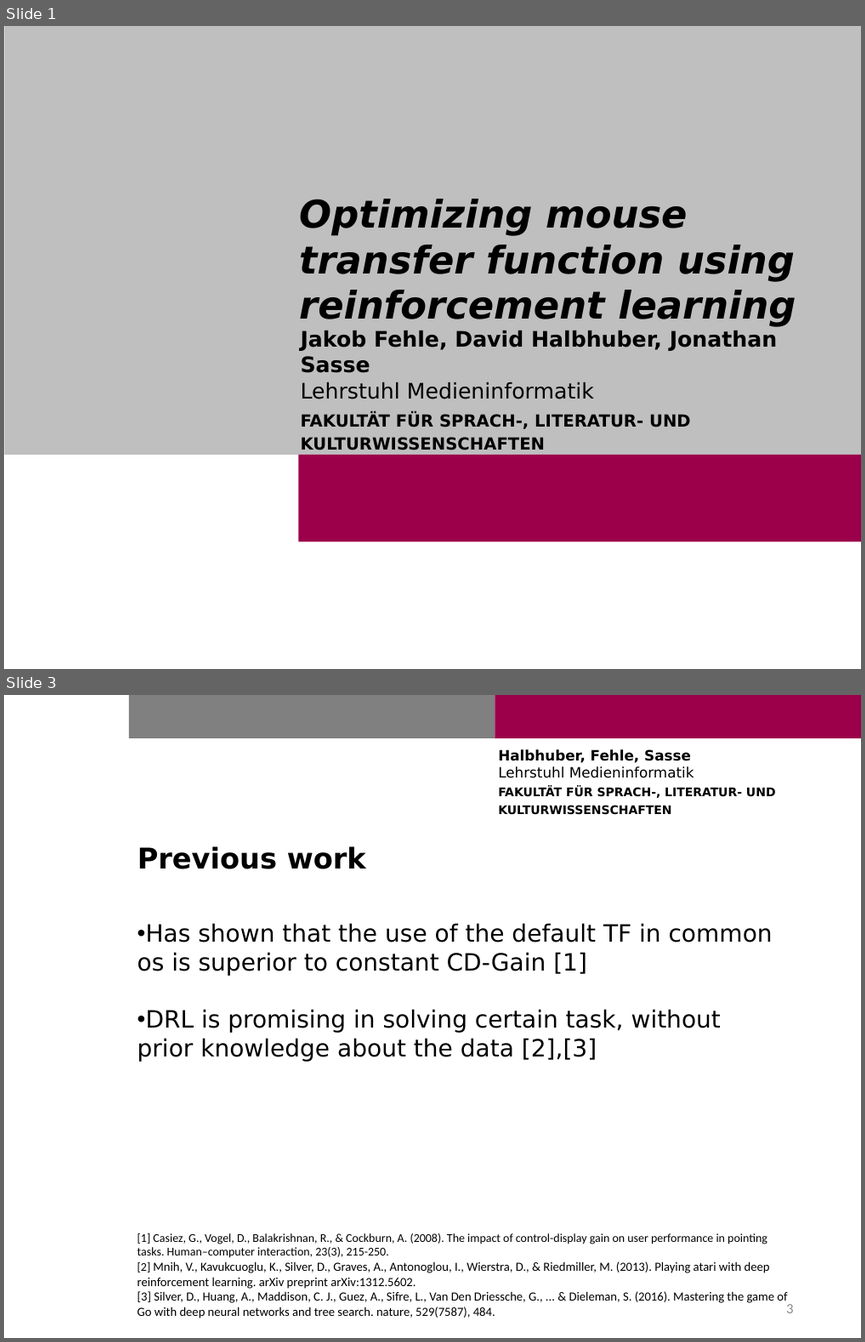
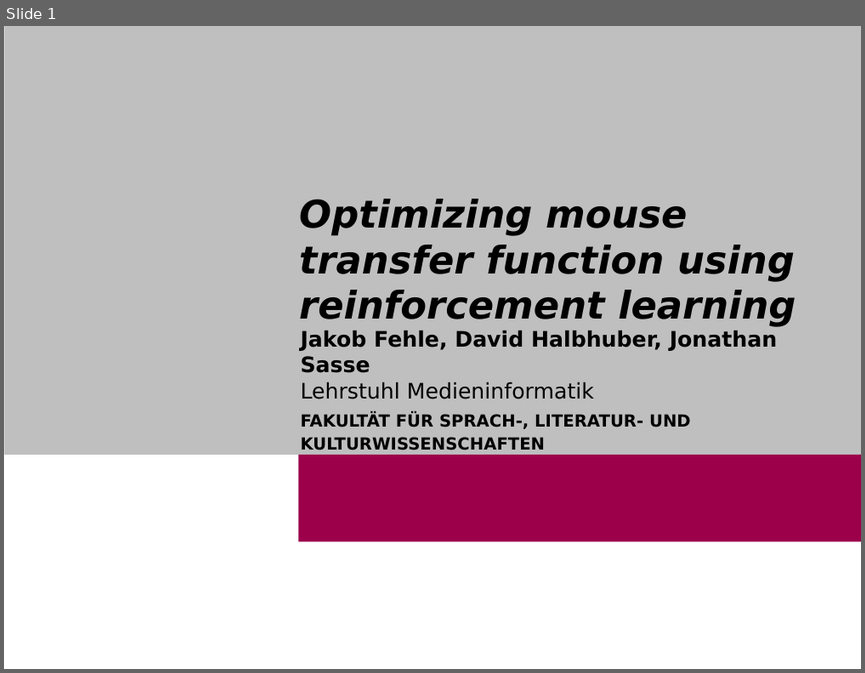
Before and after one commit to Cele3x/practical-seminar, a slide deck: 01-topic-selection/topics/mouse-transfer-function/TransferfunctionRL.pptx. Shown one above the other, each under a label of ours: slides 1 and 3 before the commit, slide 1 after it; the slides between them are not shown. The pictures are 865x1342 and 865x673 pixels, drawn with LibreOffice and Linux fonts; fonts in the diff are those of the drawing; background and template pictures are left out. Boxes give left, top, right and bottom in pixels: in the first picture for what was removed or moved away, otherwise in the second. Text is boxed around its words. In the diff, an @@ line names an element or a change of style, - is before the commit and + after.

```diff
--- a/01-topic-selection/topics/mouse-transfer-function/TransferfunctionRL.pptx
+++ b/01-topic-selection/topics/mouse-transfer-function/TransferfunctionRL.pptx
@@ slide 3 removed at bbox=[4, 695, 861, 1338], background #FFFFFF; not listed: 2 template elements that a slide beside it also shows @@
@@ text removed at bbox=[498, 749, 776, 814] @@
-Halbhuber, Fehle, Sasse
-Lehrstuhl Medieninformatik
-FAKULTÄT FÜR SPRACH-, LITERATUR- UND
-KULTURWISSENSCHAFTEN
@@ title removed at bbox=[137, 846, 366, 869] @@
-Previous work
@@ text removed at bbox=[137, 923, 772, 1061] @@
-• Has shown that the use of the default TF in common os is superior to constant CD-Gain [1]
-• DRL is promising in solving certain task, without prior knowledge about the data [2],[3]
@@ text removed at bbox=[137, 1233, 787, 1318] @@
-[1] Casiez, G., Vogel, D., Balakrishnan, R., & Cockburn, A. (2008). The impact of control-display gain on user performance in pointing tasks. Human–computer interaction, 23(3), 215-250.
-[2] Mnih, V., Kavukcuoglu, K., Silver, D., Graves, A., Antonoglou, I., Wierstra, D., & Riedmiller, M. (2013). Playing atari with deep reinforcement learning. arXiv preprint arXiv:1312.5602.
-[3] Silver, D., Huang, A., Maddison, C. J., Guez, A., Sifre, L., Van Den Driessche, G., ... & Dieleman, S. (2016). Mastering the game of Go with deep neural networks and tree search. nature, 529(7587), 484.
@@ page number removed at bbox=[786, 1304, 793, 1313] @@
-3
```
Also in this commit, not shown: 4 slides added, 2 other slides removed, 1 other file.
